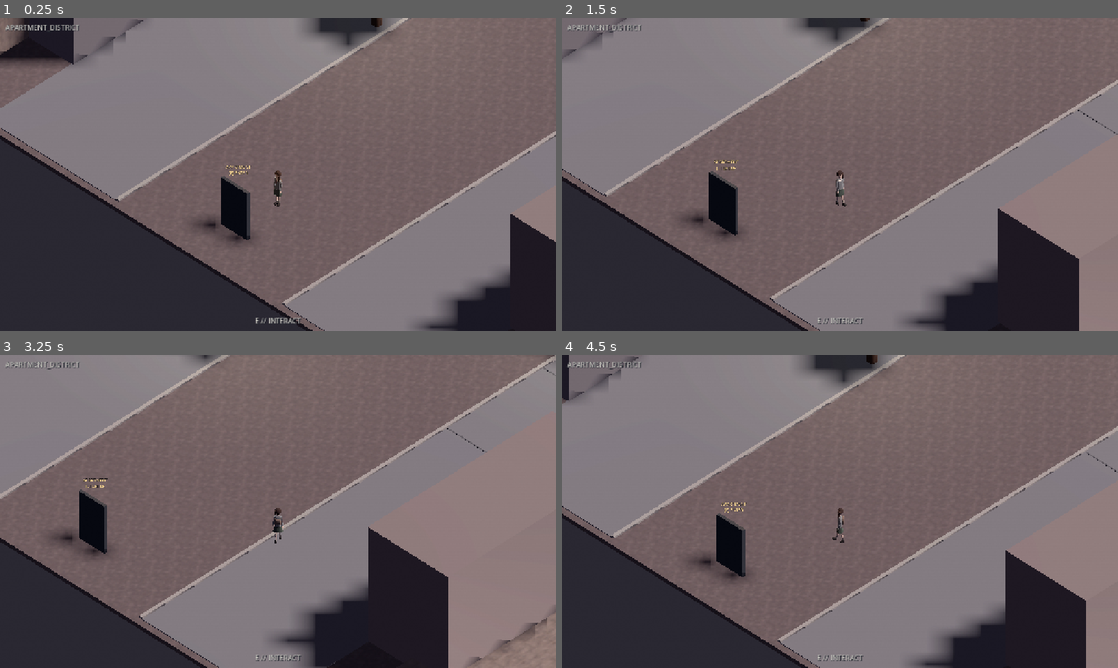
Above: before the commit, frames 1-4 (two rows, left to right).
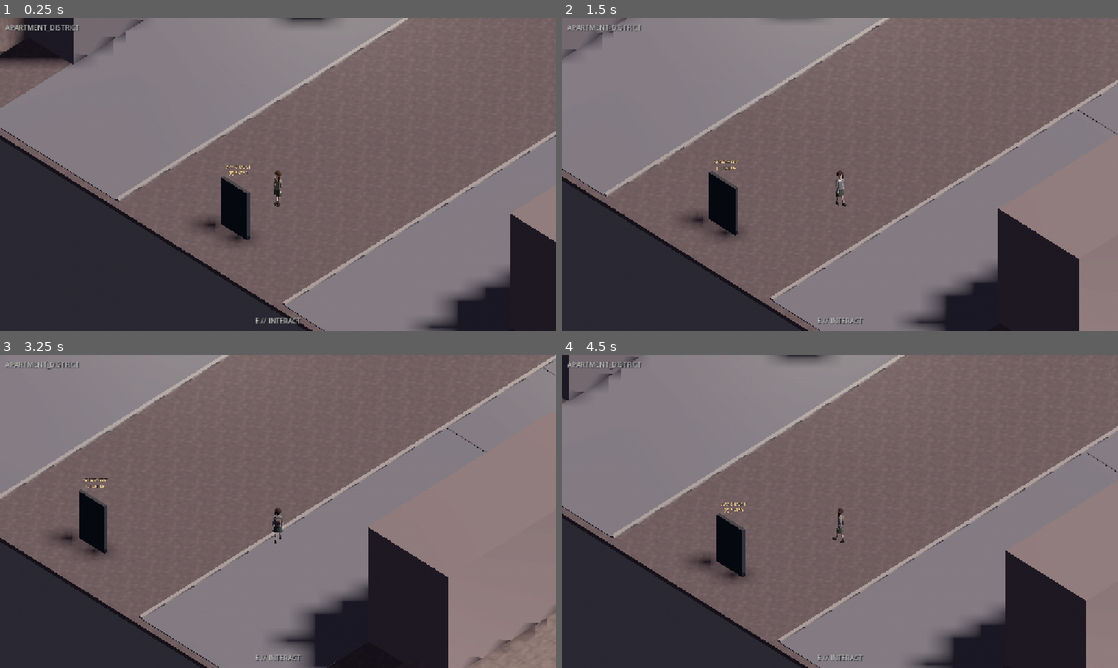
Above: after the commit, the same moments.

Repository: webtilians/lain
Game: Godot game, scene res://scenes/apartment_district/ApartmentDistrict.tscn
Two runs of this game, one before a commit and one after it. Both use one fixed random seed, a clock stepped at 60 frames per second and the inputs below. This scene is started directly instead of the project's main scene.
Inputs (mouse positions are in pixels of both pictures, inside the frame that each line leads up to):
- Up to frame 1 (0.25 s): no input
- Up to frame 2 (1.5 s): tap Enter at 0.5 s; move the mouse to (962, 158) at 0.52 s; hold D (move_right) 0.53-1.28 s; hold E (interact) 0.53-1.28 s; move the mouse to (728, 190) at 1.27 s; hold S (move_backward) from 1.28 s (still down); tap E (interact) at 1.35 s
- Up to frame 3 (3.25 s): move the mouse to (333, 442) at 2.02 s; release S (move_backward) at 2.03 s; hold D (move_right) 2.03-2.78 s; hold E (interact) 2.03-2.78 s; tap J at 2.1 s; move the mouse to (250, 574) at 2.77 s; hold W (move_forward) from 2.78 s (still down); tap E (interact) at 2.85 s
- Up to frame 4 (4.5 s): move the mouse to (1006, 558) at 3.52 s; release W (move_forward) at 3.53 s; hold E (interact) 3.53-4.28 s; hold A (move_left) from 3.53 s (still down); move the mouse to (673, 464) at 4.27 s; tap J at 4.35 s

The runs differ from the first frame. In frame 1, 1.2% of the frame differs, in the area x 50-71%, y 0-11%; in frame 2, 0.9%; in frame 3, 0.1%; in frame 4, 1.2%, in the area x 38-59%, y 0-11%.

Commit message:
feat(visual07): textured municipal school frontage, subdued club marquee and facade-safe curated trees

Diff:
--- a/client/scripts/world/PrologueDistrictEntrances.gd
+++ b/client/scripts/world/PrologueDistrictEntrances.gd
@@ -4,6 +4,13 @@
 ## Approximate playable bounds: x -11.5..11.5, z -68..9.
 
 const EXIT_SCRIPT = preload("res://scripts/world/ExitDoor.gd")
+const CONCRETE = preload("res://art/visual05/textures/concrete.png")
+const WOOD = preload("res://art/visual05/textures/wood.png")
+const ASPHALT = preload("res://art/visual05/textures/asphalt.png")
+# Prologue's buildings are behind the walkable pavement boundary:
+# nearest facade x=+/-11.575; crowns end before x=+/-9.15.
+const TREE_X := 7.05
+const TREE_CROWN_RADIUS := 1.20
 const SCHOOL_ENTRANCE := Vector3(-11.18, 1.10, -20.0)
 const NIGHTCLUB_ENTRANCE := Vector3(11.18, 1.10, -53.0)
 
@@ -31,6 +38,19 @@
 		mat.emission = shade
 		mat.emission_energy_multiplier = 1.3
 	return mat
+
+
+func _texture(node: Node3D, texture: Texture2D, repeats: float = 1.2) -> void:
+	var mesh := node.get_node("Mesh") as MeshInstance3D
+	if mesh == null:
+		return
+	var material := mesh.material_override as StandardMaterial3D
+	if material == null:
+		return
+	material.albedo_texture = texture
+	material.uv1_triplanar = true
+	material.uv1_world_triplanar = true
+	material.uv1_scale = Vector3(repeats, repeats, repeats)
 
 
 func _block(name_text: String, pos: Vector3, size: Vector3,
@@ -86,8 +106,10 @@
 	# Through-road, two broad pavements and a small mid-block square.
 	for side in [-1.0, 1.0]:
 		var side_id := "W" if side < 0.0 else "E"
-		_block("Pavement_" + side_id, Vector3(side * 8.1, 0.015, -29.0),
-			Vector3(7.1, 0.04, 77.4), Color(0.42, 0.43, 0.45), false)
+		_texture(_block(
+			"Pavement_" + side_id, Vector3(side * 8.1, 0.015, -29.0),
+			Vector3(7.1, 0.04, 77.4), Color(0.42, 0.43, 0.45), false
+		), CONCRETE, 0.55)
 		_block("Kerb_" + side_id, Vector3(side * 4.5, 0.07, -29.0),
 			Vector3(0.16, 0.09, 77.4), Color(0.55, 0.55, 0.54), false)
 		for stripe in range(12):
@@ -96,8 +118,9 @@
 				Vector3(side * 8.1, 0.045, z), Vector3(7.0, 0.012, 0.05),
 				Color(0.32, 0.33, 0.35), false)
 	# A planted traffic island marks the transition from school to nightlife.
-	_block("MidtownSquare", Vector3(-0.5, 0.012, -36.2),
-		Vector3(7.8, 0.035, 4.8), Color(0.36, 0.38, 0.40), false)
+	_texture(_block("MidtownSquare", Vector3(-0.5, 0.012, -36.2),
+		Vector3(7.8, 0.035, 4.8), Color(0.36, 0.38, 0.40), false),
+		CONCRETE, 0.65)
 	for stripe in range(8):
 		_block("Crossing_" + str(stripe),
 			Vector3(-3.1 + float(stripe) * 0.9, 0.043, -34.8),
@@ -107,8 +130,8 @@
 func _building(name_text: String, side: float, z: float, depth: float,
 		height: float, shade: Color) -> void:
 	var x := side * 13.75
-	_block(name_text, Vector3(x, height / 2.0, z),
-		Vector3(4.35, height, depth), shade)
+	_texture(_block(name_text, Vector3(x, height / 2.0, z),
+		Vector3(4.35, height, depth), shade), CONCRETE, 0.55)
 	# The front is on the outer edge of a real pavement, not in the road.
 	# Individual windows are deliberately noninteractive until future quests.
 	for floor_number in range(2):
@@ -131,8 +154,7 @@
 func _make_buildings() -> void:
 	# Separate façades leave an urban rhythm, alleys and plausible front doors.
 	_building("Residencias_01", -1.0, 0.5, 9.0, 6.1, Color(0.43, 0.43, 0.45))
-	_building("Escuela_Exterior", -1.0, -20.0, 14.5, 6.4,
-		Color(0.52, 0.52, 0.50))
+	_school_facade()
 	_building("Biblioteca_Cerrada", -1.0, -37.0, 10.0, 5.3,
 		Color(0.39, 0.45, 0.46))
 	_building("Viviendas_02", -1.0, -55.5, 10.0, 7.1,
@@ -143,12 +165,118 @@
 		Color(0.36, 0.40, 0.43))
 	_building("Bloque_Viviendas", 1.0, -32.3, 12.0, 7.5,
 		Color(0.42, 0.43, 0.46))
-	_building("Club_Exterior", 1.0, -53.0, 13.6, 5.6,
-		Color(0.21, 0.20, 0.30))
+	_club_facade()
 	_sign("BIBLIOTECA\nCERRADA", Vector3(-10.75, 2.15, -37.0),
 		Color(0.74, 0.76, 0.76), 24)
 	_sign("TALLER DE REPARACION", Vector3(10.7, 2.1, -16.0),
 		Color(0.70, 0.72, 0.71), 25)
+
+
+func _school_facade() -> void:
+	# School belongs to a complete masonry block, not a freestanding cube.
+	# A projecting stone portico makes its door legible at street level.
+	var stone := Color(0.58, 0.61, 0.59)
+	var chalk := Color(0.77, 0.77, 0.71)
+	var weathered := Color(0.41, 0.48, 0.50)
+	_texture(_block("Escuela_Exterior", Vector3(-13.75, 3.2, -20.0),
+		Vector3(4.35, 6.4, 14.5), stone), CONCRETE, 0.65)
+	_block("Escuela_Base", Vector3(-11.46, 0.46, -20.0),
+		Vector3(0.20, 0.92, 14.5), weathered, false)
+	_block("Escuela_Cornisa", Vector3(-11.35, 6.12, -20.0),
+		Vector3(0.38, 0.22, 14.8), chalk, false)
+	_block("Escuela_Entablamento", Vector3(-11.33, 3.15, -20.0),
+		Vector3(0.27, 0.16, 14.6), chalk.darkened(0.17), false)
+	for column_z in [-26.85, -24.35, -21.65, -18.35, -15.65, -13.15]:
+		_block("Escuela_Pilastra_" + str(column_z),
+			Vector3(-11.28, 3.12, column_z),
+			Vector3(0.28, 5.68, 0.24), chalk, false)
+		_block("Escuela_Capitel_" + str(column_z),
+			Vector3(-11.21, 5.87, column_z),
+			Vector3(0.39, 0.20, 0.45), chalk, false)
+	for z in [-25.55, -23.15, -16.85, -14.45]:
+		_school_window(z, 2.02, 1.28, 2.0)
+		_school_window(z, 4.48, 1.11, 1.37)
+	# The entry marker and the genuine ExitDoor are co-located.
+	_block("Escuela_Portico_Techo", Vector3(-10.86, 2.63, -20.0),
+		Vector3(1.85, 0.16, 3.95), chalk, false)
+	for z in [-21.55, -18.45]:
+		_block("Escuela_Columna_" + str(z), Vector3(-10.62, 1.36, z),
+			Vector3(0.22, 2.50, 0.25), chalk, false)
+	_block("Escuela_Escalinata", Vector3(-10.35, 0.065, -20.0),
+		Vector3(1.95, 0.12, 3.9), stone.lightened(0.09), false)
+	_block("Escuela_Puerta_Cristal", Vector3(-11.31, 1.17, -20.0),
+		Vector3(0.05, 1.86, 1.36), Color(0.17, 0.30, 0.35), false)
+	for z in [-20.67, -20.0, -19.33]:
+		_block("Escuela_Puerta_Perfil_" + str(z),
+			Vector3(-11.25, 1.17, z),
+			Vector3(0.075, 1.88, 0.035), chalk, false)
+	_sign("ESCUELA MUNICIPAL\nAÑO 1987", Vector3(-10.93, 4.10, -20.0),
+		chalk, 32)
+
+
+func _school_window(z: float, y: float, width: float, height: float) -> void:
+	var glass := Color(0.19, 0.29, 0.33)
+	var frame := Color(0.78, 0.76, 0.69)
+	_block("Escuela_Vidrio_" + str(z) + "_" + str(y),
+		Vector3(-11.33, y, z), Vector3(0.055, height, width),
+		glass, false)
+	for dy in [-1.0, 1.0]:
+		_block("Escuela_MarcoH_" + str(z) + str(y) + str(dy),
+			Vector3(-11.25, y + dy * (height / 2.0 + 0.04), z),
+			Vector3(0.12, 0.09, width + 0.18), frame, false)
+	for dz in [-1.0, 0.0, 1.0]:
+		_block("Escuela_MarcoV_" + str(z) + str(y) + str(dz),
+			Vector3(-11.24, y, z + dz * width / 2.0),
+			Vector3(0.12, height + 0.13, 0.075), frame, false)
+
+
+func _club_facade() -> void:
+	# Low, dark frontage with a recessed-looking metal/glass entrance.
+	# Neon is restrained; the luminous threshold distinguishes it from
+	# the school without putting a giant glowing box in the street.
+	var brick := Color(0.21, 0.20, 0.25)
+	var metal := Color(0.32, 0.33, 0.38)
+	var neon := Color(0.45, 0.40, 0.73)
+	_texture(_block("Club_Exterior", Vector3(13.75, 2.8, -53.0),
+		Vector3(4.35, 5.6, 13.6), brick), CONCRETE, 0.76)
+	_block("Club_Cornisa", Vector3(11.32, 5.40, -53.0),
+		Vector3(0.35, 0.21, 13.8), metal, false)
+	_block("Club_Zocalo", Vector3(11.43, 0.43, -53.0),
+		Vector3(0.22, 0.86, 13.6), metal.darkened(0.38), false)
+	_block("Club_Friso", Vector3(11.38, 3.22, -53.0),
+		Vector3(0.18, 0.27, 13.6), metal, false)
+	for z in [-59.3, -56.7, -49.3, -46.7]:
+		_block("Club_Hueco_" + str(z), Vector3(11.37, 2.03, z),
+			Vector3(0.045, 2.02, 1.16),
+			Color(0.075, 0.09, 0.13), false)
+		for j in range(4):
+			_block("Club_Lamas_" + str(z) + "_" + str(j),
+				Vector3(11.29, 1.18 + float(j) * 0.48, z),
+				Vector3(0.052, 0.045, 1.22), metal, false)
+	for z in [-55.0, -51.0]:
+		_block("Club_Pilastra_" + str(z), Vector3(11.27, 2.75, z),
+			Vector3(0.31, 4.75, 0.23), metal, false)
+	_block("Club_Marquesina", Vector3(10.65, 3.06, -53.0),
+		Vector3(1.87, 0.16, 4.25), metal.darkened(0.30), false)
+	_block("Club_Cenefa_Luz", Vector3(10.57, 2.94, -53.0),
+		Vector3(1.85, 0.045, 4.0), neon, false)
+	_block("Club_Puerta", Vector3(11.34, 1.12, -53.0),
+		Vector3(0.045, 1.92, 1.43), Color(0.06, 0.09, 0.14), false)
+	for z in [-53.72, -53.0, -52.28]:
+		_block("Club_Puerta_Metal_" + str(z),
+			Vector3(11.28, 1.13, z),
+			Vector3(0.07, 1.93, 0.048), metal, false)
+	_block("Club_Dintel_Neon", Vector3(11.18, 3.55, -53.0),
+		Vector3(0.16, 0.09, 3.24), neon, false)
+	_sign("AZUL\nB A J O   N I V E L", Vector3(10.95, 4.27, -53.0),
+		neon.lightened(0.19), 30)
+	# Visual paving, deliberately not collidable; no blocked interaction.
+	for i in range(3):
+		_block("Club_Umbral_" + str(i),
+			Vector3(10.15 - float(i) * 0.32, 0.014, -53.0),
+			Vector3(0.22, 0.027, 2.2 + float(i) * 0.12),
+			metal.lightened(0.08 * float(i)), false)
+	_light("Club_LuzEntrada", Vector3(10.35, 2.70, -53.0), neon)
 
 
 func _tree(name_text: String, pos: Vector3) -> void:
@@ -173,8 +301,8 @@
 	var crown := MeshInstance3D.new()
 	crown.name = "Crown"
 	var globe := SphereMesh.new()
-	globe.radius = 1.35
-	globe.height = 2.2
+	globe.radius = TREE_CROWN_RADIUS
+	globe.height = 2.00
 	crown.mesh = globe
 	crown.material_override = _material(Color(0.20, 0.28, 0.24))
 	crown.position.y = 2.0
@@ -195,8 +323,12 @@
 		Color(0.66, 0.72, 0.76), 23)
 	for i in range(6):
 		var z := -5.0 - float(i) * 10.3
-		var x := -5.15 if i % 2 == 0 else 5.15
-		_tree("Arbol_" + str(i), Vector3(x, 1.2, z))
+		var x := -TREE_X if i % 2 == 0 else TREE_X
+		# Keep clear of frontages, façades and door interaction radii.
+		# Centre-to-nearest-building >= 11.575 - 7.05 = 4.525m;
+		# crown radius = 1.2m. Trees do not occupy the apartment lane.
+		if absf(z + 20.0) > 4.0 and absf(z + 53.0) > 4.0:
+			_tree("Arbol_" + str(i), Vector3(x, 1.2, z))
 		_light("Farola_" + str(i), Vector3(x, 4.1, z),
 			Color(0.76, 0.77, 0.72))
 	_light("Letrero_Escuela", SCHOOL_ENTRANCE + Vector3(1.4, 2.4, 0.0),
